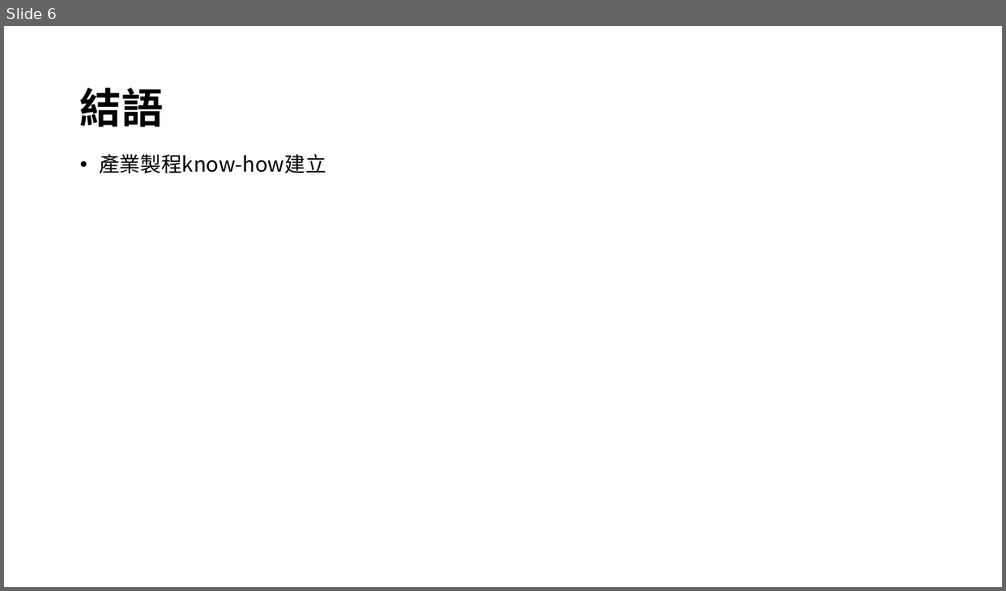
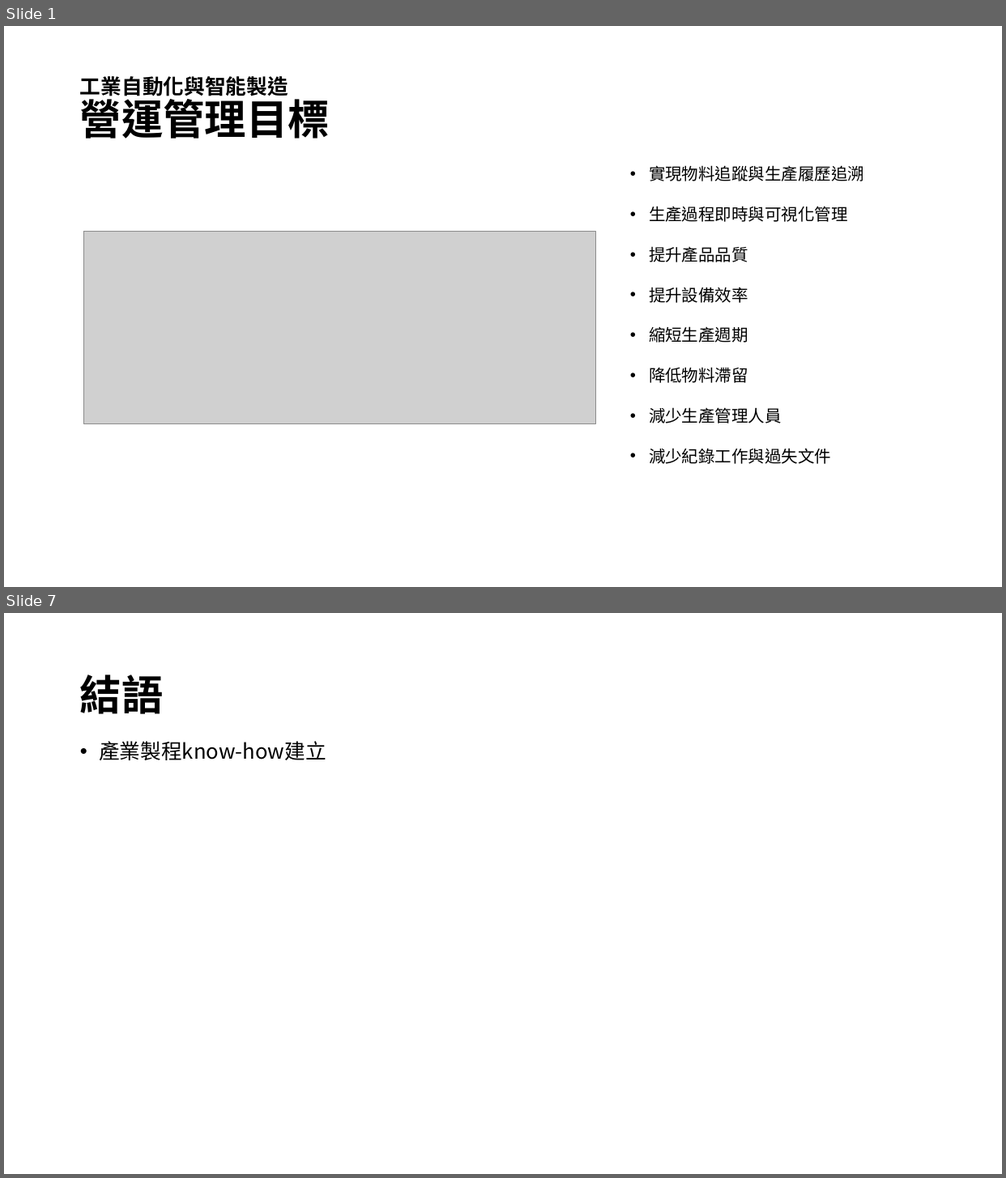
Before and after one commit to jenniecheng1995/TEST, a slide deck: 123.pptx. Shown one above the other, each under a label of ours: slide 6 before the commit, slides 1 and 7 after it; the slides between them are not shown. The pictures are 1006x591 and 1006x1178 pixels, drawn with LibreOffice and Linux fonts; fonts in the diff are those of the drawing; grey boxes stand for pictures. Boxes give left, top, right and bottom in pixels: in the first picture for what was removed or moved away, otherwise in the second. Text is boxed around its words. In the diff, an @@ line names an element or a change of style, - is before the commit and + after.

```diff
--- a/123.pptx
+++ b/123.pptx
@@ slide 1 added at (4,26,1002,587), background #FFFFFF @@
@@ title added at (80,76,330,139), 20 pt, text #000000, bold @@
+工業自動化與智能製造
+營運管理目標
@@ text added at (649,165,864,464), 16 pt, text #000000 @@
+• 實現物料追蹤與生產履歷追溯
+• 生產過程即時與可視化管理
+• 提升產品品質
+• 提升設備效率
+• 縮短生產週期
+• 降低物料滯留
+• 減少生產管理人員
+• 減少紀錄工作與過失文件
@@ picture added at (84,232,595,425) @@
@@ what was slide 6 is now slide 7 @@
```
Also in this commit, not shown: 5 slides changed.
